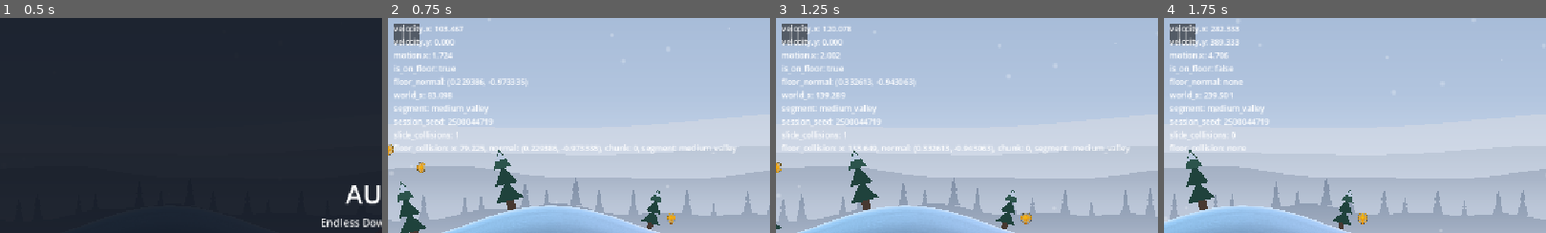
Above: before the commit, frames 1-4 (left to right).
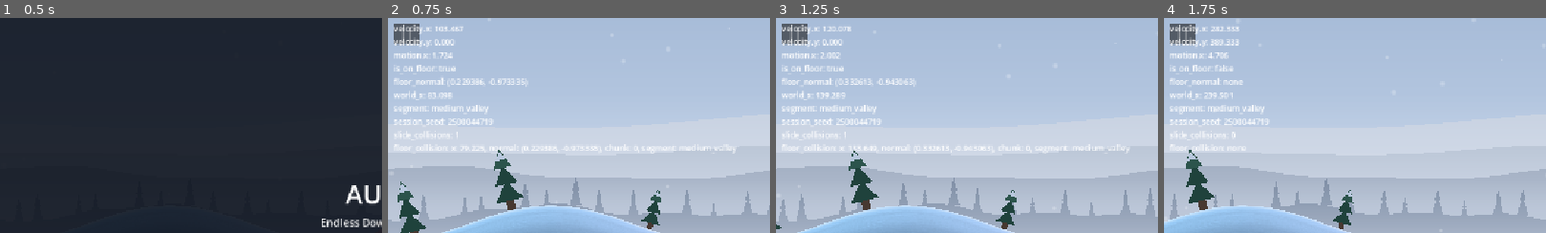
Above: after the commit, the same moments.

Repository: Kiernan-Hub/Aurora
Game: Godot game, scene res://scenes/main.tscn
The game is run twice, just before and just after one commit, with the same random seed, the same clock (stepped at 60 frames per second) and the same inputs.
Inputs (mouse positions are % of the whole screen's width and height, from its top left):
- Up to frame 1 (0.5 s): no input
- Up to frame 2 (0.75 s): click "Start" at 0.5 s
- Up to frame 3 (1.25 s): no input
- Up to frame 4 (1.75 s): tap Enter (ui_accept) at 1.25, 1.52 s; move the mouse to (72, 45) at 1.27 s; hold Up (ui_up) from 1.28 s (still down); tap M at 1.35 s; click (72, 45) at 1.42 s
The pictures show only the part of the screen within x 0-50%, y 0-50%; the shares and areas given below are measured in that part.

Frame 1 is identical in both runs. In frame 2, 0.2% of the frame differs, in the area x 0-76%, y 58-96%; in frame 3, 0.2%; in frame 4, 0.1%.

Commit message:
Stop spawning coins behind the player's starting position
The startup fill builds chunk_count_behind chunks BEHIND the player so the
terrain exists when the camera looks back, and those chunks were hanging
coins too: measured, chunks -2 and -1 put coins from x=-981 to x=-42 while
the camera sees back to x=-626. Visible over the player's shoulder and
uncollectable.

They also reported as misses the moment the run started, which is a combo
break the player could do nothing about -- harmless only because the streak
happens to be zero at that point.

CoinSpawner now records run_start_world_x when it builds the first groups
and skips any coin at or behind it. Nothing later can trip it: after the
first frame the player only ever moves right into fresh ground.

Measured over four seeds: 0 coins behind the start, 0 misses in the opening
frames, earliest coin now at x=102. terrain_invariant_check PASS with
density unchanged (it walks slots, not spawned coins); freeze_replay_runner
4000 frames no_freeze.

Co-Authored-By: Claude Opus 5 <noreply@anthropic.com>

Diff:
--- a/scripts/systems/coin_spawner.gd
+++ b/scripts/systems/coin_spawner.gd
@@ -99,6 +99,13 @@
 var next_chunk_index: int = 0
 var active_coin_groups: Dictionary[int, Node2D] = {}
 var has_initialized_coin_groups: bool = false
+# Where the player stood when the run's first coin groups were built. The spawner fills
+# chunk_count_behind chunks BEHIND the player at startup so the terrain is already there when
+# the camera looks back, and those chunks were hanging coins the player begins the run behind
+# -- visible over their shoulder, uncollectable, and reported as misses the moment the run
+# starts. Anything at or behind this line is skipped; it only ever affects those first chunks,
+# because after that the player is always moving right into fresh ground.
+var run_start_world_x: float = -INF
 var magnet_active: bool = false
 
 # The current biome's coin colour, pushed by BiomeDirector.push_palette(). Absolute, not a
@@ -165,6 +172,7 @@
 
 
 func initialize_coin_groups() -> void:
+	run_start_world_x = player.global_position.x
 	var chunk_width: float = terrain_generator.chunk_width
 	var player_chunk_index: int = int(floor(player.global_position.x / chunk_width))
 	next_chunk_index = player_chunk_index - terrain_generator.chunk_count_behind
@@ -205,6 +213,8 @@
 # Checked PER COIN rather than per slot so an arc that reaches over a lip loses only the coins
 # that are actually over the hole.
 func spawn_coin(group: Node2D, group_origin_x: float, world_x: float, clearance: float) -> void:
+	if world_x <= run_start_world_x:
+		return
 	if not terrain_generator.has_ground_at_world_x(world_x):
 		return
 
Not shown, changed: docs/development/architecture.md
